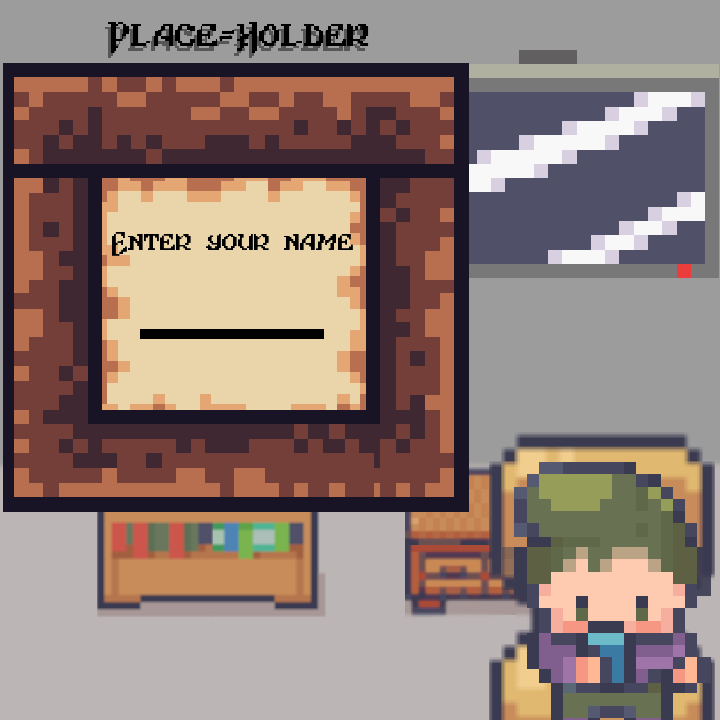
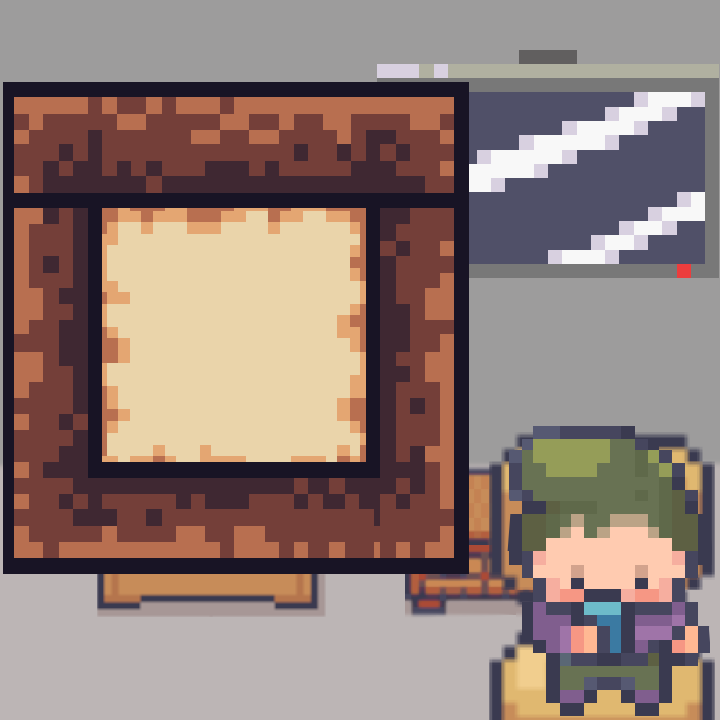
Layered file, before and after one edit (720 × 720). Changes by layer:
hid "Layer #1", painted on it over [140, 329, 324, 339]
hid group "Menu-clickables copy" (1 layers) over [105, 27, 366, 76]
painted on "Place=Holder #1" over [105, 27, 366, 76]
hid group "Menu-clickables" (2 layers) over [108, 22, 369, 293]
painted on "Enter your name" over [112, 232, 353, 293]
painted on "Place=Holder" over [108, 22, 369, 71]
painted on "Transformation" over [3, 63, 469, 574]
painted on "Pasted Layer" over [97, 171, 371, 478]
removed layer "Adam_phone_16x16.png" from group "Player in seat" over [502, 462, 711, 720]
added layer "AdamPhoneSprites.png copy #6" in group "Player in seat" over [507, 426, 712, 716]
added group "TV copy" with 10 layers in group "Foreground" over [377, 63, 469, 278]
added layer "tile240.png #1" in group "TV copy" over [377, 121, 454, 278]
added layer "tile224.png #1" in group "TV copy" over [377, 63, 469, 121]
